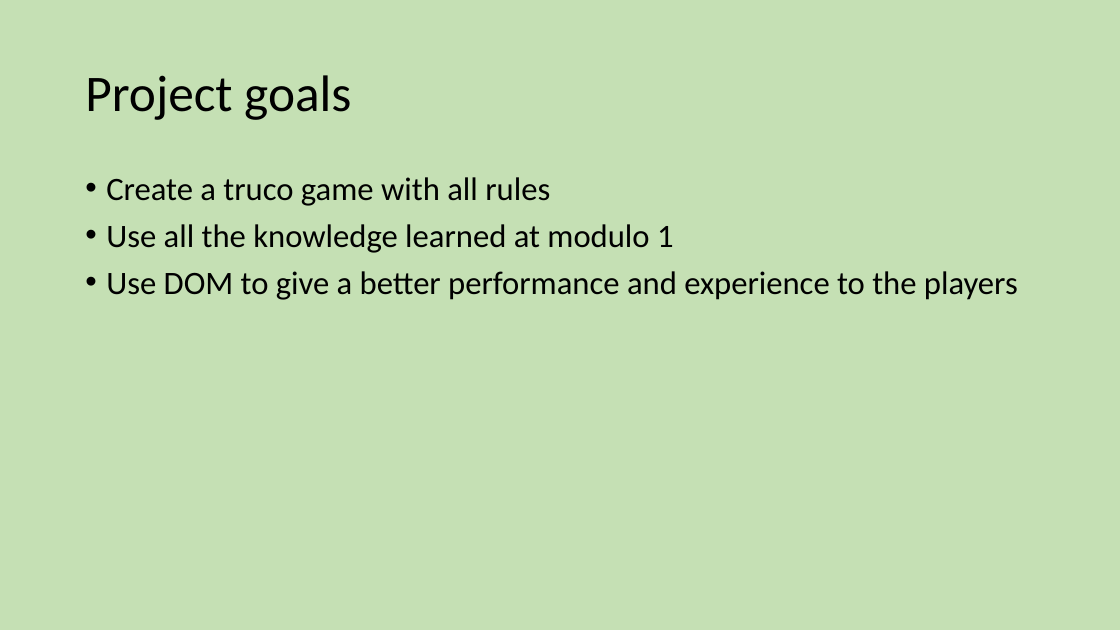
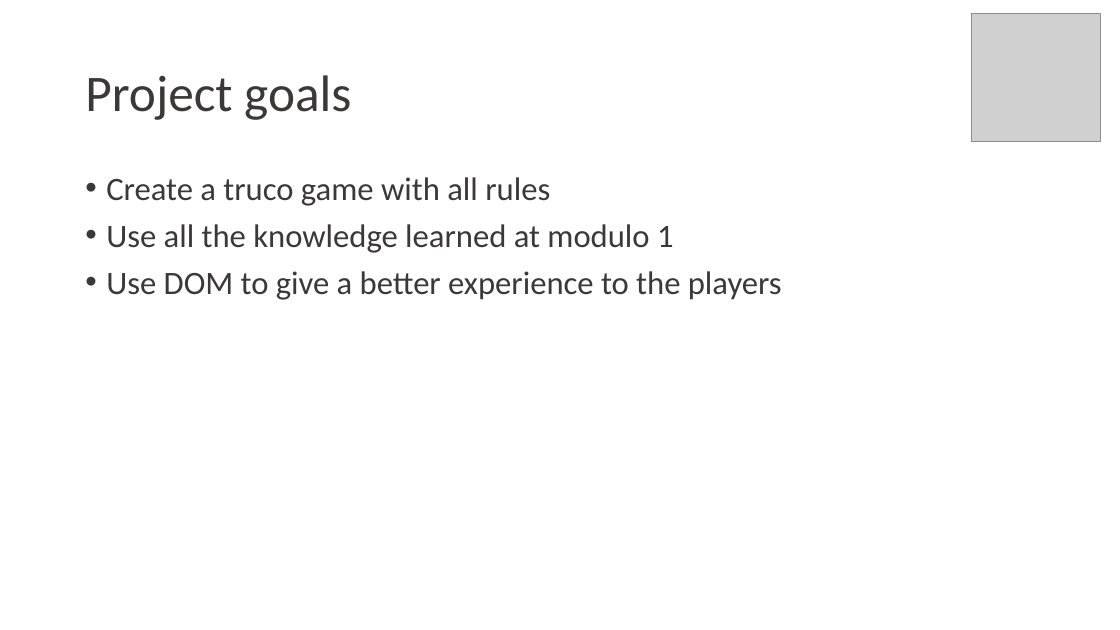
Before and after one commit to plsalles/project-module-1-truco, a slide deck: slide 3 of Presentation.pptx. Drawn at 1120x630 pixels with LibreOffice and Linux fonts; fonts in the diff are those of the drawing; grey boxes stand for pictures. Boxes give left, top, right and bottom in pixels: in the first picture for what was removed or moved away, otherwise in the second. Text is boxed around its words. In the diff, an @@ line names an element or a change of style, - is before the commit and + after.

Commit message:
Fixing some DOM manipulations on Truco buttons and last changes in the presentation

```diff
--- a/Presentation.pptx
+++ b/Presentation.pptx
@@ background #C5E0B4 to #FFFFFF @@
@@ picture added at box(972, 13, 1101, 142) @@
@@ title "Project goals" at box(85, 75, 351, 120): text colour #000000 to #3B3838 @@
@@ text "Create a truco game with ...": place and size @@
-text "Create a truco game with ..." at box(106, 177, 1018, 300)
+text "Create a truco game with ..." at box(77, 168, 1044, 568)
@@ text "Create a truco game with ..." at box(77, 168, 1044, 568): outline none to #FFFFFF 1 pt @@
@@ text at box(106, 177, 674, 253): text colour #000000 to #3B3838 in "Create a truco game with all rules", "Use all the knowledge learned at modulo ..." @@
@@ text at box(106, 271, 782, 300): text changed; text colour #000000 to #3B3838 @@
-• Use DOM to give a better performance and experience to the players
+• Use DOM to give a better experience to the players
```
Also in this commit, not shown: 4 other slides changed, 3 slides added, 1 slide removed, 2 other files.
